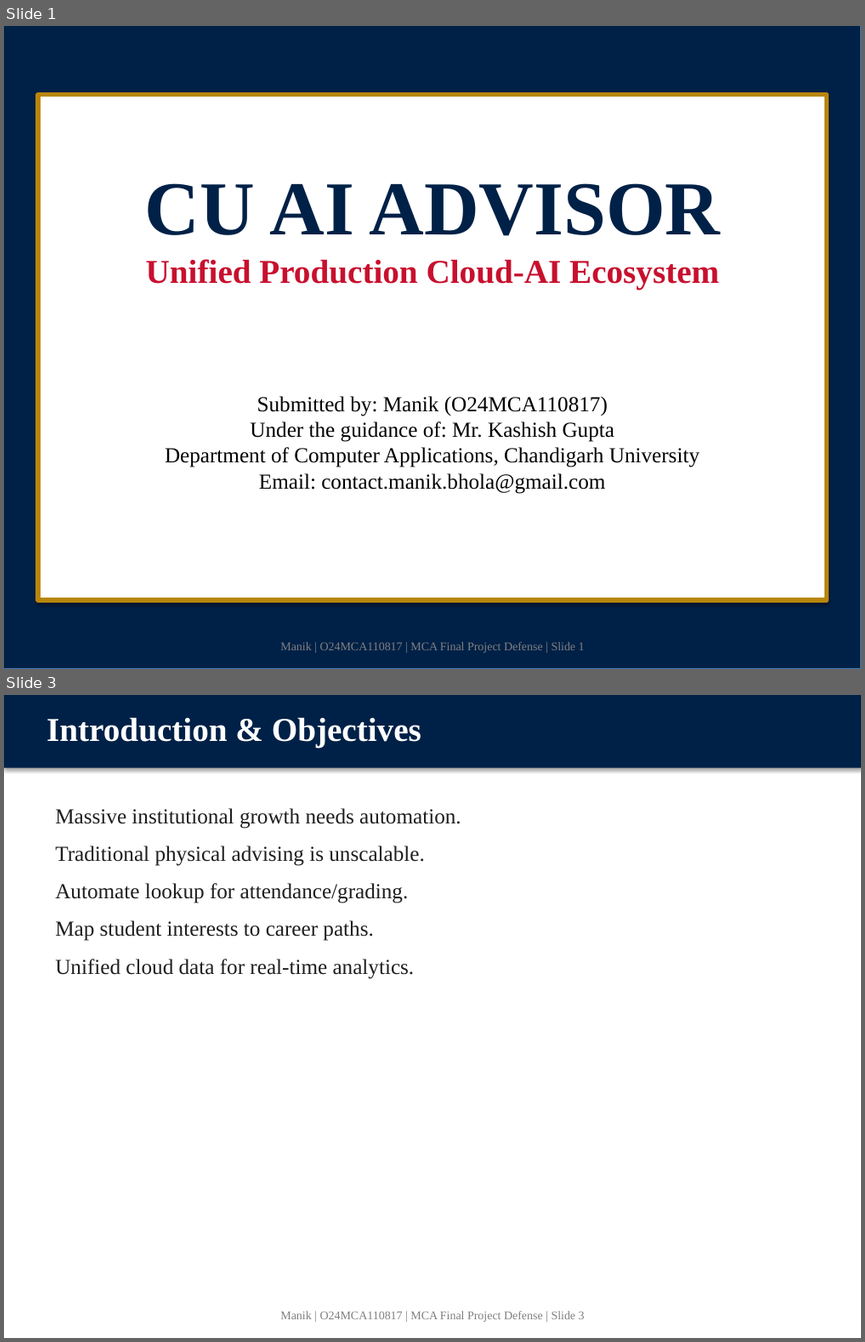
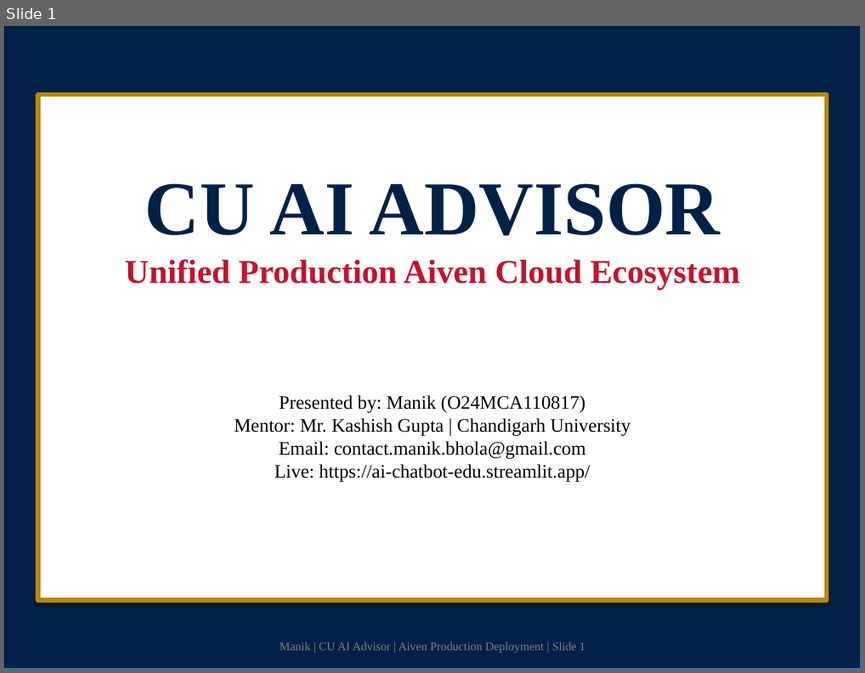
Before and after one commit to manikbholaji/ai-chatbot, a slide deck: CU_AI_Advisor_FINAL_MASTER.pptx. Shown one above the other, each under a label of ours: slides 1 and 3 before the commit, slide 1 after it; the slides between them are not shown. The pictures are 865x1342 and 865x673 pixels, drawn with LibreOffice and Linux fonts; fonts in the diff are those of the drawing. Boxes give left, top, right and bottom in pixels: in the first picture for what was removed or moved away, otherwise in the second. Text is boxed around its words. In the diff, an @@ line names an element or a change of style, - is before the commit and + after.

Commit message:
docs: finalize all deliverables with unified production architecture and Aiven cloud deployment details

```diff
--- a/CU_AI_Advisor_FINAL_MASTER.pptx
+++ b/CU_AI_Advisor_FINAL_MASTER.pptx
@@ slide 3 removed at bbox=[4, 695, 861, 1338], background #FFFFFF @@
@@ rectangle removed at bbox=[4, 695, 861, 768] @@
@@ text removed at bbox=[46, 717, 421, 747] @@
-Introduction & Objectives
@@ text removed at bbox=[55, 808, 461, 979] @@
-Massive institutional growth needs automation.
-Traditional physical advising is unscalable.
-Automate lookup for attendance/grading.
-Map student interests to career paths.
-Unified cloud data for real-time analytics.
@@ text removed at bbox=[280, 1310, 585, 1321] @@
-Manik | O24MCA110817 | MCA Final Project Defense | Slide 3
@@ slide 1 changed as well @@
@@ text at bbox=[125, 259, 740, 290]: text changed @@
-Unified Production Cloud-AI Ecosystem
+Unified Production Aiven Cloud Ecosystem
@@ text at bbox=[234, 395, 630, 482]: text changed; size 18 to 16 pt @@
-Submitted by: Manik (O24MCA110817)
-Under the guidance of: Mr. Kashish Gupta
-Department of Computer Applications, Chandigarh University
-Email: contact.manik.bhola@gmail.com
+Presented by: Manik (O24MCA110817)
+Mentor: Mr. Kashish Gupta | Chandigarh University
+Email: contact.manik.bhola@gmail.com
+Live: https://ai-chatbot-edu.streamlit.app/
@@ text at bbox=[279, 641, 585, 652]: text changed @@
-Manik | O24MCA110817 | MCA Final Project Defense | Slide 1
+Manik | CU AI Advisor | Aiven Production Deployment | Slide 1
```
Also in this commit, not shown: 1 other slide changed, 3 slides added, 8 other slides removed, 1 other file.
